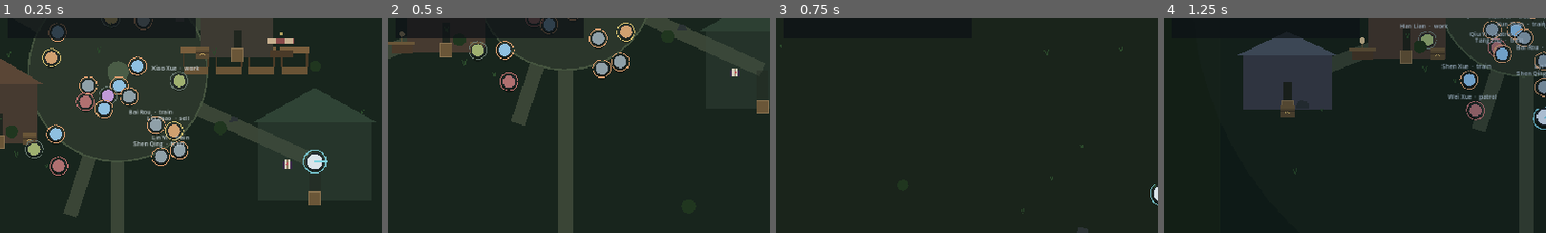
Above: before the commit, frames 1-4 (left to right).
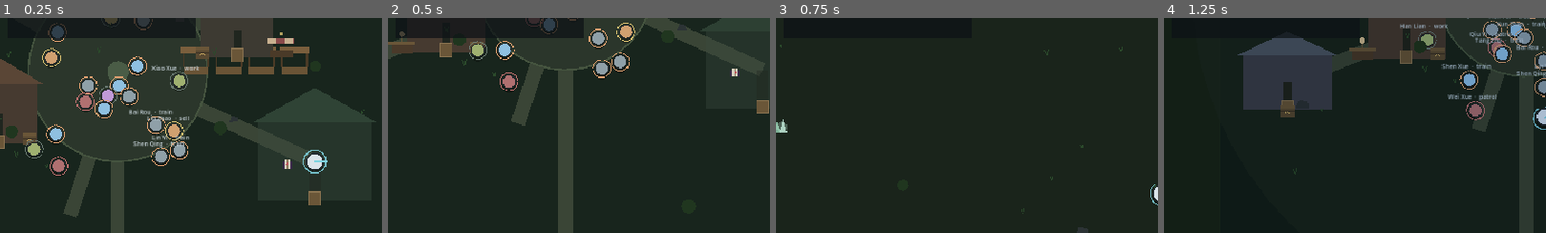
Above: after the commit, the same moments.

Repository: jiinzaa-creates/eternal-ascension
Game: Godot game, scene res://tests/integration.tscn
Two runs of this game, one before a commit and one after it. Both use one fixed random seed, a clock stepped at 60 frames per second and the inputs below. This scene is started directly instead of the project's main scene.
Inputs (mouse positions are % of the whole screen's width and height, from its top left):
- Up to frame 1 (0.25 s): no input
- Up to frame 2 (0.5 s): no input
- Up to frame 3 (0.75 s): tap Enter (accept) at 0.5 s; move the mouse to (72, 45) at 0.52 s; hold D (move_right) from 0.53 s (still down); hold Enter (accept) from 0.53 s (still down); click (72, 45) at 0.67 s
- Up to frame 4 (1.25 s): keep holding D (move_right); keep holding Enter (accept); tap Tab (shop_mode) at 0.77 s; tap E (interact) at 0.8 s
The pictures show only the part of the screen within x 0-50%, y 22-72%; the shares and areas given below are measured in that part.

Frames 1-2 are identical in both runs. In frame 3, 0.1% of the frame differs, in the area x 0-3%, y 47-54%; in frame 4, nothing differs.

Commit message:
M13: overworld ruins, mines, deposits and discovery
Milestone 13. The overworld had herbs and nothing to find: no ruins, no mines,
no deposits, and no reward for going somewhere new.

- ChunkGen places at most one site per chunk from its own RNG stream, so sites
  cannot reshuffle decorations or herbs of an existing seed: collapsed ruins,
  spirit ore veins and spirit stone deposits.
- WorldDelta entries now carry {day, window}. Herbs keep 3 days, deposits 7,
  veins 10, ruins are permanent; prune evaluates each entry's own window, and
  the earliest day-only save format is still read.
- Sites are chunk-owned Interactables (RUIN, MINE, DEPOSIT) freed with their
  chunk, spent through the delta, and drawn in code.
- Mine yields spirit ore, deposit yields stones, ruin yields a rare cache; each
  records a delta with its own window so veins and deposits refill while ruins
  stay empty.
- Discovery rewards: first visit to a site pays spirit stones once via
  Game.discover, which is saved, so a site cannot be farmed for discovery.
- _mark_spent now owns the "spent" rule for both unique nodes and chunk
  resources, and _loot uses it, so every one-shot shares one path.

Verified: import exit 0; unit PASS 465 / FAIL 0; integration PASS 189 / FAIL 0;
boot smoke 240 frames exit 0.

🤖 Generated with Codebuff
Co-Authored-By: Codebuff <noreply@codebuff.com>

Diff:
--- a/game/entities/interactable.gd
+++ b/game/entities/interactable.gd
@@ -8,7 +8,7 @@
 ## `can_interact()` is the single rule shared by the prompt and the handler, so a
 ## spent node can never show a prompt that does nothing.
 
-enum Kind { HERB, SHRINE, PORTAL, CHEST, ALTAR, DOOR, CONTAINER, MANUAL, EXAMINE, SHOP, INN }
+enum Kind { HERB, SHRINE, PORTAL, CHEST, ALTAR, DOOR, CONTAINER, MANUAL, EXAMINE, SHOP, INN, RUIN, MINE, DEPOSIT }
 
 var kind: int = Kind.HERB
 var id: String = ""
@@ -26,6 +26,8 @@
 ## with their chunk and persist their spent state through a WorldDelta.
 var chunk_owned := false
 var chunk_coord := Vector2i.ZERO
+## Days until a spent chunk resource returns; ruins use `WorldDelta.PERMANENT`.
+var regrow_days: int = WorldDelta.HERB_REGROW_DAYS
 var _pulse := 0.0
 
 
@@ -60,12 +62,54 @@
 	setup(Kind.HERB, id_value, label_value)
 	chunk_owned = true
 	chunk_coord = coord
+	regrow_days = WorldDelta.HERB_REGROW_DAYS
+
+
+## Overworld sites: data kind name -> node kind, label and regrow window.
+static func poi_kind(kind_name: String) -> int:
+	match kind_name:
+		"ruin":
+			return Kind.RUIN
+		"mine":
+			return Kind.MINE
+		"deposit":
+			return Kind.DEPOSIT
+	return Kind.EXAMINE
+
+
+static func poi_label(kind_name: String) -> String:
+	match kind_name:
+		"ruin":
+			return "Collapsed ruin — search"
+		"mine":
+			return "Spirit ore vein — mine"
+		"deposit":
+			return "Spirit stone deposit — gather"
+	return "Strange site — examine"
+
+
+static func poi_regrow(kind_name: String) -> int:
+	match kind_name:
+		"ruin":
+			return WorldDelta.PERMANENT
+		"mine":
+			return 10
+		"deposit":
+			return 7
+	return WorldDelta.HERB_REGROW_DAYS
+
+
+func setup_poi(id_value: String, kind_name: String, coord: Vector2i) -> void:
+	setup(poi_kind(kind_name), id_value, poi_label(kind_name))
+	chunk_owned = true
+	chunk_coord = coord
+	regrow_days = poi_regrow(kind_name)
 
 
 ## Whether the prompt should offer this node right now.
 func can_interact() -> bool:
 	match kind:
-		Kind.HERB, Kind.CONTAINER, Kind.MANUAL, Kind.CHEST:
+		Kind.HERB, Kind.CONTAINER, Kind.MANUAL, Kind.CHEST, Kind.RUIN, Kind.MINE, Kind.DEPOSIT:
 			return not used
 		_:
 			return true
@@ -158,6 +202,29 @@
 			draw_rect(Rect2(-22, -14, 44, 6), Color("#6a5638"))
 			draw_circle(Vector2(0, -26), 5.0, Color("#ffd9a0", 0.5 + pulse * 0.4))
 			draw_line(Vector2(0, -21), Vector2(0, -14), Color("#6a5638"), 2.0)
+		Kind.RUIN:
+			# Broken wall: two standing stones and fallen rubble between them.
+			draw_rect(Rect2(-22, -18, 10, 22), Color("#3f4440"))
+			draw_rect(Rect2(10, -14, 10, 18), Color("#3f4440"))
+			draw_rect(Rect2(-14, -4, 10, 6), Color("#4a504a"))
+			draw_rect(Rect2(4, 0, 8, 5), Color("#4a504a"))
+			if used:
+				draw_line(Vector2(-16, 2), Vector2(16, 2), Color("#2a2e2a"), 1.5)
+		Kind.MINE:
+			# Cave mouth in a rock face with a heap of ore at the entrance.
+			draw_rect(Rect2(-20, -22, 40, 26), Color("#33383a"))
+			draw_circle(Vector2(0, -4), 11.0, Color("#0d1112"))
+			draw_circle(Vector2(-8, 0), 3.0, Color("#5a5a48"))
+			draw_circle(Vector2(7, 1), 3.5, Color("#6a6a50"))
+		Kind.DEPOSIT:
+			# A cluster of pale spirit crystals.
+			draw_colored_polygon(PackedVector2Array([
+				Vector2(-10, 4), Vector2(-4, -14), Vector2(2, 4),
+			]), Color("#9fe0c0", 0.75))
+			draw_colored_polygon(PackedVector2Array([
+				Vector2(0, 4), Vector2(7, -20), Vector2(13, 4),
+			]), Color("#c8f0e0", 0.8))
+			draw_circle(Vector2(4, -6), 9.0, Color("#bff0d8", 0.18 + pulse * 0.12))
 
 
 func display_label_short() -> String:
--- a/game/scenes/main.gd
+++ b/game/scenes/main.gd
@@ -644,12 +644,7 @@
 		Interactable.Kind.HERB:
 			if node.used:
 				return
-			node.used = true
-			if node.chunk_owned:
-				# Streamed resources persist per chunk, not in the unique-node list.
-				world_delta.mark_spent(node.chunk_coord, node.id, Clock.day)
-			elif not used_interactables.has(node.id):
-				used_interactables.append(node.id)
+			_mark_spent(node)
 			var herb := _make_herb()
 			player.inventory.append(herb)
 			Bus.item_picked.emit(herb)
@@ -702,14 +697,42 @@
 			_open_shop()
 		Interactable.Kind.INN:
 			_rest_at_inn()
-
-
-## One-shot loot shared by chests and containers. The item is generated from the
-## node's stable id, so looting the same crate after a reload gives the same item.
+		Interactable.Kind.RUIN:
+			if node.used:
+				return
+			_loot(node, 5, "ruin cache", 1)
+			_award_discovery(node, 40)
+		Interactable.Kind.MINE:
+			if node.used:
+				return
+			_mark_spent(node)
+			player.pick_up(_make_ore())
+			Bus.toast.emit("Mined spirit ore from the vein.")
+			_award_discovery(node, 25)
+		Interactable.Kind.DEPOSIT:
+			if node.used:
+				return
+			_mark_spent(node)
+			Game.spirit_stones += 25
+			Bus.player_stats_changed.emit()
+			Bus.toast.emit("Gathered 25 spirit stones from the deposit.")
+			_award_discovery(node, 15)
+
+
+## Spends a node: streamed resources record a chunk delta with their own regrow
+## window, unique world nodes go into the saved one-shot list.
+func _mark_spent(node: Interactable) -> void:
+	node.used = true
+	if node.chunk_owned:
+		world_delta.mark_spent(node.chunk_coord, node.id, Clock.day, node.regrow_days)
+	elif not used_interactables.has(node.id):
+		used_interactables.append(node.id)
+
+
+## One-shot loot shared by chests, containers and ruins. The item is generated
+## from the node's stable id, so looting it again after a reload is impossible.
 func _loot(node: Interactable, ilvl: int, verb: String, forced_rarity: int = 0) -> void:
-	node.used = true
-	if not used_interactables.has(node.id):
-		used_interactables.append(node.id)
+	_mark_spent(node)
 	var generator := ItemGen.new(DB, Rng)
 	var item := generator.generate(maxi(1, ilvl), hash(node.id), ground_items.size(), forced_rarity)
 	if item.is_empty():
@@ -723,6 +746,31 @@
 func cultivation_restore() -> void:
 	player.cultivation.qi = player.cultivation.qi_max(player.stats)
 	Bus.cultivation_changed.emit()
+
+
+## First visit to a site pays once, ever: `Game.discovered` is saved with the run.
+func _award_discovery(node: Interactable, reward: int) -> void:
+	if not Game.discover(node.id):
+		return
+	Game.spirit_stones += reward
+	Bus.toast.emit("Discovery — %s (+%d spirit stones)." % [node.label, reward])
+
+
+func _make_ore() -> Dictionary:
+	return {
+		"id": "item.ore.spirit.%d" % player.inventory.size(),
+		"name": "Spirit Ore",
+		"base_name": "Spirit Ore",
+		"slot": "material",
+		"ilvl": 2,
+		"rarity": 1,
+		"rarity_name": "Refined",
+		"implicit": "Forging ingredient",
+		"base_damage": 0.0,
+		"armor": 0.0,
+		"mods": [],
+		"value": 22,
+	}
 
 
 func _make_herb() -> Dictionary:
--- a/game/tests/integration.gd
+++ b/game/tests/integration.gd
@@ -571,6 +571,57 @@
 	await frames(2)
 	main.chunks.settle()
 
+	# --- world locations: ruins, mines and deposits --------------------------
+	await frames(2)
+	main.chunks.settle()
+	var poi: Interactable = null
+	for node in main.interactables:
+		if not is_instance_valid(node) or not node is Interactable:
+			continue
+		if node.kind in [Interactable.Kind.RUIN, Interactable.Kind.MINE, Interactable.Kind.DEPOSIT]:
+			poi = node as Interactable
+			break
+	check(poi != null, "the overworld contains ruins, mines or deposits")
+	var poi_id := ""
+	var poi_window := 0
+	var poi_coord := Vector2i.ZERO
+	if poi != null:
+		poi_id = poi.id
+		poi_window = poi.regrow_days
+		poi_coord = poi.chunk_coord
+		var stones_before_site: int = Game.spirit_stones
+		player.global_position = poi.global_position
+		main._use_interactable(poi)
+		check(not poi.can_interact(), "a searched site is spent")
+		check(main.world_delta.is_spent(poi_coord, poi_id, Clock.day), "a searched site records a chunk delta")
+		check(Game.discovered.has(poi_id), "a first visit is a discovery")
+		check(Game.spirit_stones > stones_before_site, "a discovery pays spirit stones")
+		var kept_stones: int = Game.spirit_stones
+		main._award_discovery(poi, 99)
+		check(Game.spirit_stones == kept_stones, "a discovery is rewarded only once")
+
+		main._save(93)
+		main._load_game(93)
+		await frames(2)
+		main.chunks.settle()
+		check(Game.discovered.has(poi_id), "discoveries survive save and load")
+		check(main.world_delta.is_spent(poi_coord, poi_id, Clock.day), "a searched site stays spent after loading")
+
+		var step: int = mini(poi_window, 5000)
+		Clock.day += step
+		player.global_position = Vector2(12200, 12200)
+		await frames(2)
+		main.chunks.settle()
+		player.global_position = home
+		await frames(2)
+		main.chunks.settle()
+		var back: Interactable = _find_interactable(main.interactables, poi_id)
+		if poi_window == WorldDelta.PERMANENT:
+			check(back == null, "a searched ruin never comes back")
+		else:
+			check(back != null, "a mine or deposit refills after its window")
+		Clock.day -= step
+
 	# --- save / load ---------------------------------------------------------
 	Save.delete_slot(96)
 	player.cultivation.qi = 12.0
--- a/game/tests/run_tests.gd
+++ b/game/tests/run_tests.gd
@@ -27,6 +27,7 @@
 	_continent_tests()
 	_biome_tests()
 	_economy_tests()
+	_location_tests()
 	_camera_tests()
 	_display_tests()
 	_lighting_tests()
@@ -433,9 +434,14 @@
 	check(spawned.size() > 0, "chunk resources stream in as interactables (%d)" % spawned.size())
 	check(spawned.size() == manager.resource_count(), "the manager counts its own resources")
 
-	var herb: Interactable = spawned[0] as Interactable
-	check(herb.chunk_owned, "streamed resources know they belong to a chunk")
-	check(herb.id.begins_with("herb.chunk."), "streamed resource ids are namespaced")
+	var herb: Interactable = null
+	for node in spawned:
+		if String((node as Interactable).id).begins_with("herb.chunk."):
+			herb = node as Interactable
+			break
+	check(herb != null, "chunk herbs stream in among the other resources")
+	check(herb != null and herb.chunk_owned, "streamed resources know they belong to a chunk")
+	check(herb != null and herb.id.begins_with("herb.chunk."), "streamed resource ids are namespaced")
 	check(herb.can_interact(), "a fresh streamed herb can be gathered")
 
 	var before := manager.resource_count()
@@ -674,6 +680,68 @@
 	for item in restored.stock:
 		restored_ids.append(String(item["id"]))
 	check(restored_ids != ids_a, "the next day's stock differs")
+
+
+# -------------------------------------------------------------- locations ----
+
+func _location_tests() -> void:
+	print("[locations] overworld sites, discovery windows and permanence")
+	check(ChunkGen.POI_KINDS.size() == 3, "three kinds of overworld site")
+
+	var total := 0
+	var kinds := {}
+	var unique_ids := {}
+	var outside := 0
+	for x in range(0, 8):
+		for y in range(0, 8):
+			var payload := ChunkGen.payload_for(Vector2i(x, y), 5150)
+			for poi in payload["pois"]:
+				total += 1
+				kinds[String(poi["kind"])] = true
+				unique_ids[String(poi["id"])] = true
+				var pos: Vector2 = poi["pos"]
+				if pos.x < 0.0 or pos.y < 0.0 or pos.x > ChunkGen.SIZE or pos.y > ChunkGen.SIZE:
+					outside += 1
+	check(total > 0, "the province contains overworld sites (%d over 64 chunks)" % total)
+	check(kinds.size() >= 2, "site kinds vary (%d)" % kinds.size())
+	check(unique_ids.size() == total, "site ids are unique")
+	check(outside == 0, "sites stay inside their chunk")
+
+	var first: Array = ChunkGen.payload_for(Vector2i(3, 3), 5150)["pois"]
+	var again: Array = ChunkGen.payload_for(Vector2i(3, 3), 5150)["pois"]
+	check(first.size() == again.size(), "site placement is deterministic")
+	if not first.is_empty():
+		check(String(first[0]["id"]) == String(again[0]["id"]), "the same chunk yields the same site")
+
+	var delta := WorldDelta.new()
+	var coord := Vector2i(2, 2)
+	delta.mark_spent(coord, "poi.mine.2.2", 10, 10)
+	check(delta.is_spent(coord, "poi.mine.2.2", 19), "a mine stays mined inside its window")
+	check(not delta.is_spent(coord, "poi.mine.2.2", 20), "a mine refills after ten days")
+	delta.mark_spent(coord, "poi.ruin.2.2", 10, WorldDelta.PERMANENT)
+	check(delta.is_spent(coord, "poi.ruin.2.2", 900), "a searched ruin stays searched")
+	delta.mark_spent(coord, "herb.chunk.2.2.0", 10)
+	check(delta.prune(coord, 14) == 1, "pruning removes only expired entries")
+	check(delta.is_spent(coord, "poi.ruin.2.2", 14), "permanent sites survive pruning")
+	check(delta.is_spent(coord, "poi.mine.2.2", 14), "living windows survive pruning")
+
+	var legacy := WorldDelta.from_dict({"2,2": {"herb.old": 10}})
+	check(legacy.is_spent(coord, "herb.old", 12), "legacy day-only deltas still read")
+	check(not legacy.is_spent(coord, "herb.old", 13), "legacy deltas keep the herb regrow window")
+
+	check(Interactable.poi_regrow("ruin") == WorldDelta.PERMANENT, "ruins are permanent")
+	check(Interactable.poi_regrow("mine") > Interactable.poi_regrow("deposit"), "mines take longer than deposits")
+
+	for kind_name in ChunkGen.POI_KINDS:
+		var site := Interactable.new()
+		site.setup_poi("poi.%s.1.1" % kind_name, String(kind_name), Vector2i(1, 1))
+		check(site.chunk_owned, "%s sites are chunk-owned" % kind_name)
+		check(site.can_interact(), "%s sites can be searched" % kind_name)
+		check(site.display_label() != "", "%s sites are labelled" % kind_name)
+		check(site.regrow_days == Interactable.poi_regrow(String(kind_name)), "%s sites carry their regrow window" % kind_name)
+		site.used = true
+		check(not site.can_interact(), "a spent %s site is not offered" % kind_name)
+		site.free()
 
 
 # -------------------------------------------------------------------- npc ----
--- a/game/world/chunk_gen.gd
+++ b/game/world/chunk_gen.gd
@@ -21,6 +21,11 @@
 const DEFAULT_PALETTE: Array[Color] = [
 	Color("#152218"), Color("#182619"), Color("#12201a"), Color("#1a241b"),
 ]
+## Overworld sites: one possible per chunk, weighted by kind.
+const POI_CHANCE := 0.5
+const POI_KINDS := ["ruin", "mine", "deposit"]
+const POI_WEIGHTS := [3, 3, 4]
+
 const DEFAULT_RESOURCES := [
 	{"name": "Spirit Herb", "weight": 6},
 	{"name": "Azure Grass", "weight": 3},
@@ -83,9 +88,27 @@
 		"signature": signature_for(coord, seed_value),
 		"features": features,
 		"herbs": herbs,
+		"pois": _pois_for(coord, seed_value),
 		"biome": biome_id,
 		"palette": _palette_for(def),
 	}
+
+
+## At most one overworld site per chunk, from its own stream so adding sites
+## cannot reshuffle decorations or herbs of an existing seed.
+static func _pois_for(coord: Vector2i, seed_value: int) -> Array:
+	var pr := Rng.stream_from(seed_value, "chunk_poi", coord.x * 31 + coord.y, 0)
+	var pois: Array = []
+	if pr.randf() >= POI_CHANCE:
+		return pois
+	var index := Rng.pick_weighted(POI_WEIGHTS, pr)
+	var kind := String(POI_KINDS[maxi(0, index)])
+	pois.append({
+		"id": "poi.%s.%d.%d" % [kind, coord.x, coord.y],
+		"kind": kind,
+		"pos": Vector2(pr.randf_range(120.0, SIZE - 120.0), pr.randf_range(120.0, SIZE - 120.0)),
+	})
+	return pois
 
 
 static func _palette_for(def: Dictionary) -> Array:
--- a/game/world/chunk_manager.gd
+++ b/game/world/chunk_manager.gd
@@ -200,6 +200,18 @@
 		if on_resource_spawned.is_valid():
 			on_resource_spawned.call(herb)
 
+	for entry in chunk.pois:
+		var poi_id := String(entry["id"])
+		if delta != null and delta.is_spent(chunk.coord, poi_id, today):
+			continue
+		var site := Interactable.new()
+		site.setup_poi(poi_id, String(entry["kind"]), chunk.coord)
+		resource_parent.add_child(site)
+		site.global_position = origin + (entry["pos"] as Vector2)
+		chunk.interactables.append(site)
+		if on_resource_spawned.is_valid():
+			on_resource_spawned.call(site)
+
 
 func _free_chunk(coord: Vector2i) -> void:
 	if not chunks.has(coord):
@@ -291,6 +303,7 @@
 	var palette: Array = []
 	var features: Array = []
 	var herbs: Array = []
+	var pois: Array = []
 	var props: Array = []
 	var interactables: Array = []
 
@@ -304,6 +317,7 @@
 		palette = incoming if not incoming.is_empty() else PALETTES.duplicate()
 		features = payload.get("features", [])
 		herbs = payload.get("herbs", [])
+		pois = payload.get("pois", [])
 
 
 	func _draw() -> void:
--- a/game/world/world_delta.gd
+++ b/game/world/world_delta.gd
@@ -4,16 +4,17 @@
 ##
 ## Chunks regenerate identically from the seed, so the only state a chunk needs
 ## is the difference between what the seed says and what has happened: which
-## resources were harvested, and on which day. That is a chunk delta.
+## resources were taken, when, and how long they take to come back.
 ##
 ## Regrowth is background simulation without a simulation loop: nothing ticks,
-## and a resource is spent only while the clock is still inside its regrow
-## window. Walking away from a harvested herb and back cannot resurrect it; four
-## days later it is simply back.
+## and a resource is spent only while the clock is still inside its window.
+## Herbs return in days; a searched ruin is gone for good.
 
 const HERB_REGROW_DAYS := 3
+## Long enough to be permanent in practice, without a second storage kind.
+const PERMANENT := 100000
 
-## "cx,cy" -> { resource id: day it was spent }
+## "cx,cy" -> { resource id: {"day": int, "window": int} }
 var spent: Dictionary = {}
 
 
@@ -21,21 +22,35 @@
 	return "%d,%d" % [coord.x, coord.y]
 
 
-func mark_spent(coord: Vector2i, id: String, day: int) -> void:
+func mark_spent(coord: Vector2i, id: String, day: int, window_days: int = HERB_REGROW_DAYS) -> void:
 	var key := key_for(coord)
 	if not spent.has(key):
 		spent[key] = {}
-	(spent[key] as Dictionary)[id] = maxi(1, day)
+	(spent[key] as Dictionary)[id] = {
+		"day": maxi(1, day),
+		"window": maxi(1, window_days),
+	}
+
+
+## Reads an entry, accepting the day-only form written by earlier builds.
+func _entry(coord: Vector2i, id: String) -> Dictionary:
+	var entries: Variant = spent.get(key_for(coord), {})
+	if typeof(entries) != TYPE_DICTIONARY:
+		return {}
+	var entry: Variant = (entries as Dictionary).get(id, null)
+	if typeof(entry) == TYPE_DICTIONARY:
+		return entry
+	if typeof(entry) == TYPE_INT or typeof(entry) == TYPE_FLOAT:
+		return {"day": int(entry), "window": HERB_REGROW_DAYS}
+	return {}
 
 
 ## Whether the resource is still inside its regrow window. Pure: it never prunes.
 func is_spent(coord: Vector2i, id: String, day: int) -> bool:
-	var entries: Variant = spent.get(key_for(coord), {})
-	if typeof(entries) != TYPE_DICTIONARY:
+	var entry := _entry(coord, id)
+	if entry.is_empty():
 		return false
-	if not (entries as Dictionary).has(id):
-		return false
-	return day - int((entries as Dictionary)[id]) < HERB_REGROW_DAYS
+	return day - int(entry["day"]) < int(entry["window"])
 
 
 ## Drops entries whose regrow window has passed, and chunks that became empty.
@@ -47,7 +62,8 @@
 	var entries: Dictionary = spent[key]
 	var removed := 0
 	for id in entries.keys():
-		if day - int(entries[id]) >= HERB_REGROW_DAYS:
+		var entry := _entry(coord, String(id))
+		if entry.is_empty() or day - int(entry["day"]) >= int(entry["window"]):
 			entries.erase(id)
 			removed += 1
 	if entries.is_empty():
@@ -78,7 +94,15 @@
 			continue
 		var clean: Dictionary = {}
 		for id in (entries as Dictionary).keys():
-			clean[String(id)] = int((entries as Dictionary)[id])
+			var raw: Variant = (entries as Dictionary)[id]
+			if typeof(raw) == TYPE_DICTIONARY:
+				clean[String(id)] = {
+					"day": int((raw as Dictionary).get("day", 1)),
+					"window": int((raw as Dictionary).get("window", HERB_REGROW_DAYS)),
+				}
+			else:
+				# Earliest format: the value was the day, with the herb window.
+				clean[String(id)] = {"day": int(raw), "window": HERB_REGROW_DAYS}
 		if not clean.is_empty():
 			delta.spent[String(key)] = clean
 	return delta
Not shown, changed: docs/DEVELOPMENT.md
